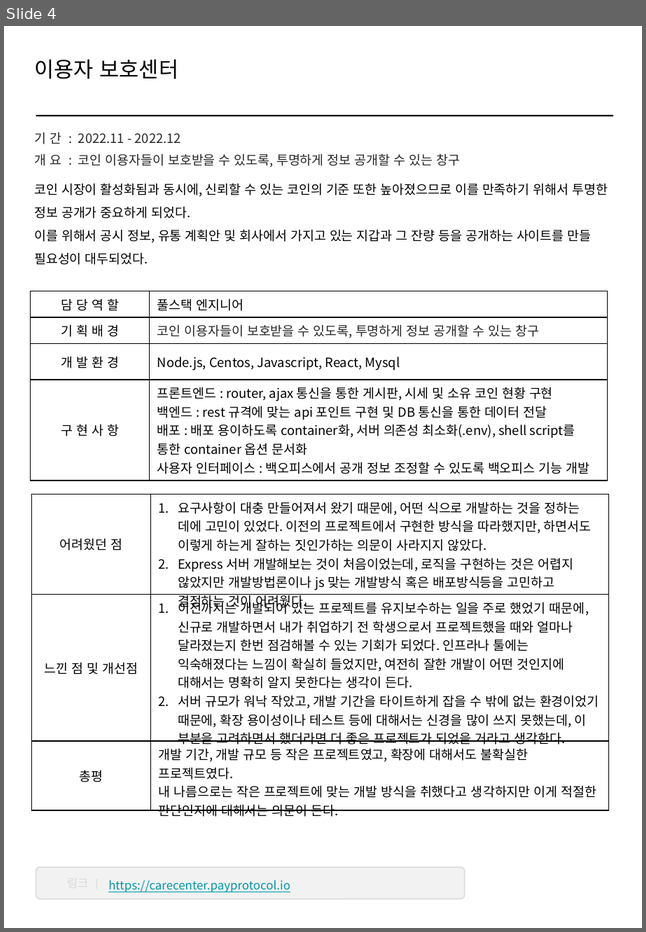
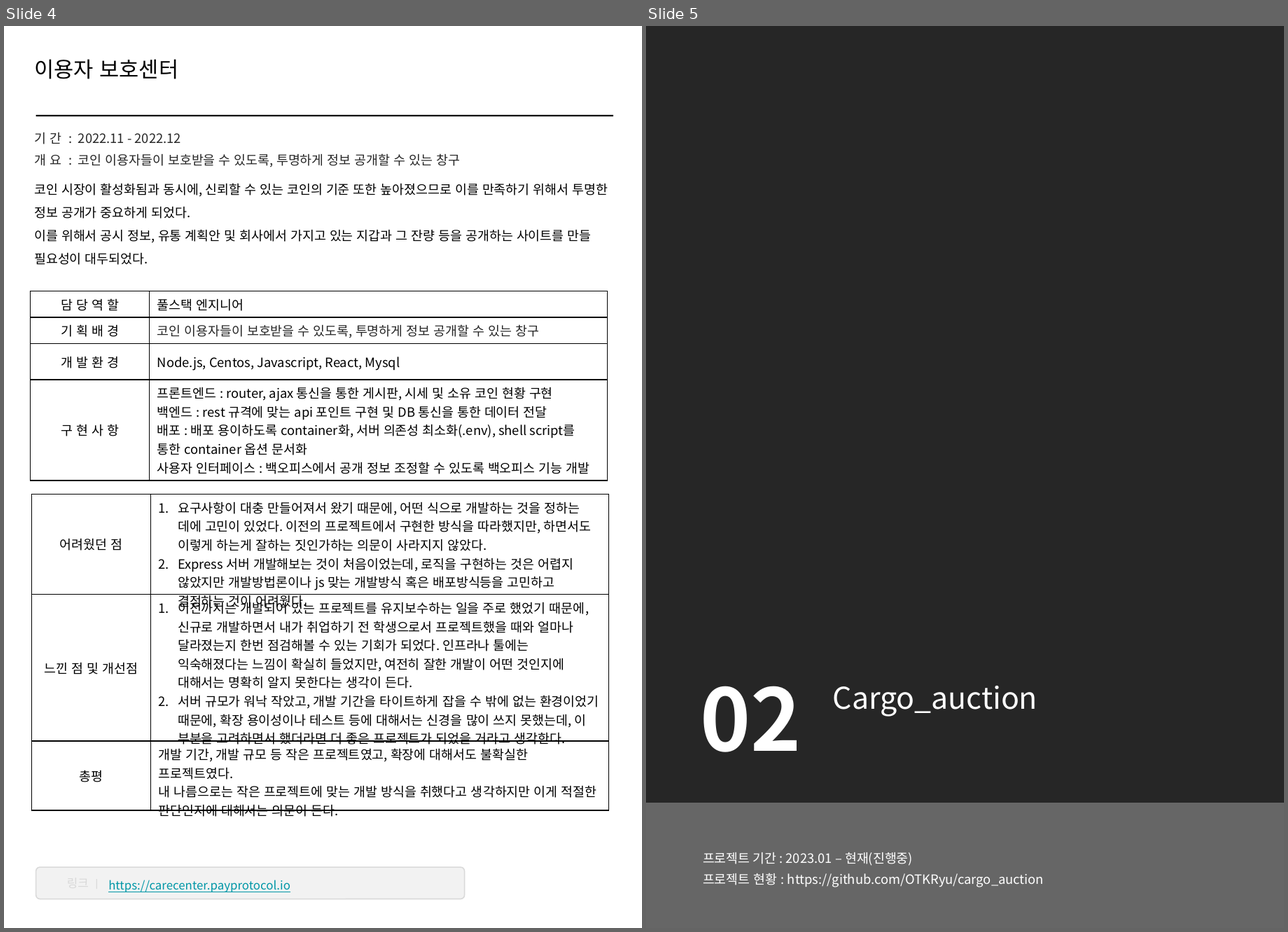
Before and after one commit to OTKRyu/portfolio, a slide deck: IT 백엔드 포트폴리오 유태규.pptx. Shown side by side, each under a label of ours: slide 4 before the commit, slides 4 and 5 after it. The pictures are 646x932 and 1288x932 pixels, drawn with LibreOffice and Linux fonts; fonts in the diff are those of the drawing; background and template pictures are left out. Boxes give left, top, right and bottom in pixels: in the first picture for what was removed or moved away, otherwise in the second. Text is boxed around its words. In the diff, an @@ line names an element or a change of style, - is before the commit and + after.

```diff
--- a/IT 백엔드 포트폴리오 유태규.pptx
+++ b/IT 백엔드 포트폴리오 유태규.pptx
@@ slide 5 added at [646, 26, 1284, 928], background #FFFFFF @@
@@ rectangle added at [646, 26, 1284, 928], fill #262626 @@
@@ text added at [700, 685, 801, 752], 80 pt, text #FFFFFF, bold @@
+02
@@ text added at [833, 685, 1037, 716], 28 pt, text #FFFFFF @@
+Cargo_auction
@@ rectangle added at [646, 802, 1284, 928], fill #666666 @@
@@ text added at [703, 852, 913, 865], 12 pt, text #FFFFFF @@
+프로젝트 기간 : 2023.01 – 현재(진행중)
@@ text added at [703, 873, 1044, 887], 12 pt, text #FFFFFF @@
+프로젝트 현황 : https://github.com/OTKRyu/cargo_auction
```
Also in this commit, not shown: 1 slide changed, 1 other slide added, 1 other file.
